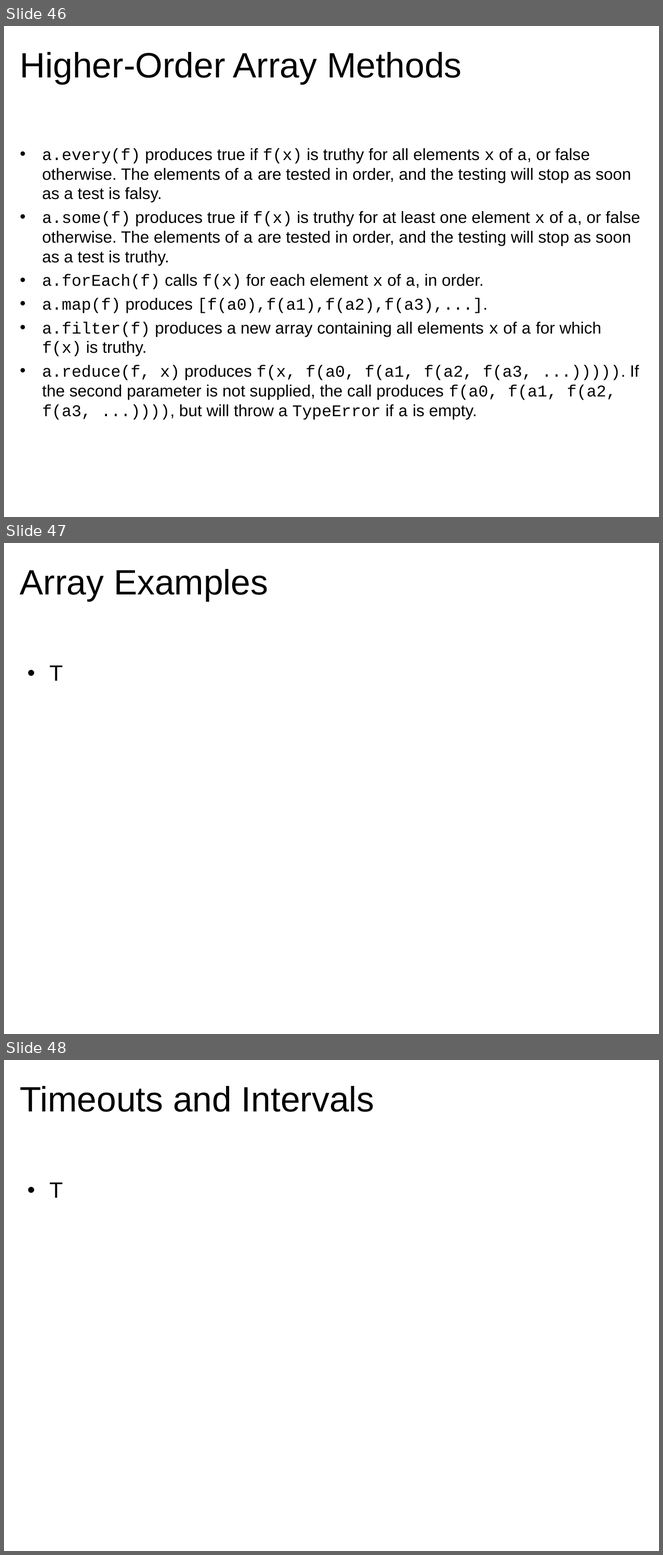
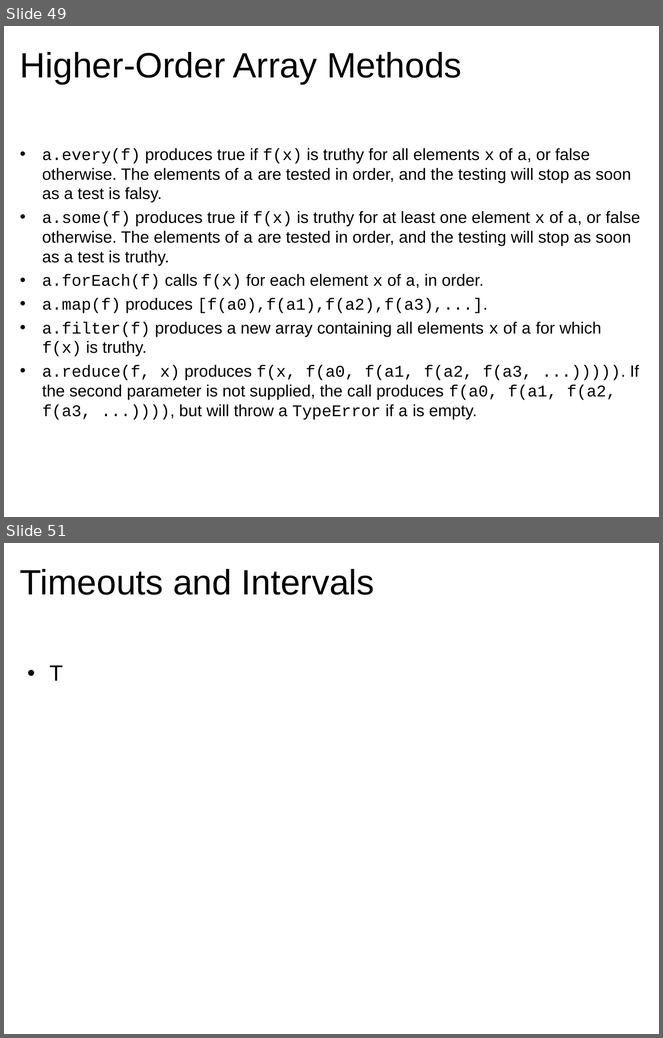
Before and after one commit to dondi/javascript-book, a slide deck: presentations/Chapter_5_Presentation.ppt. Shown one above the other, each under a label of ours: slides 46, 47 and 48 before the commit, slides 49 and 51 after it; the slides between them are not shown. The pictures are 663x1555 and 663x1038 pixels, drawn with LibreOffice and Linux fonts; fonts in the diff are those of the drawing; background and template pictures are left out. Boxes give left, top, right and bottom in pixels: in the first picture for what was removed or moved away, otherwise in the second. Text is boxed around its words. In the diff, an @@ line names an element or a change of style, - is before the commit and + after.

```diff
--- a/presentations/Chapter_5_Presentation.ppt
+++ b/presentations/Chapter_5_Presentation.ppt
@@ slide 47 removed at (4,543,659,1034), background picture (left out) @@
@@ title removed at (20,569,268,601) @@
-Array Examples
@@ text removed at (49,665,63,681) @@
-  • T
@@ what was slide 46 is now slide 49 @@
@@ what was slide 48 is now slide 51 @@
```
Also in this commit, not shown: 2 slides changed, 5 slides added, 1 other slide removed.
